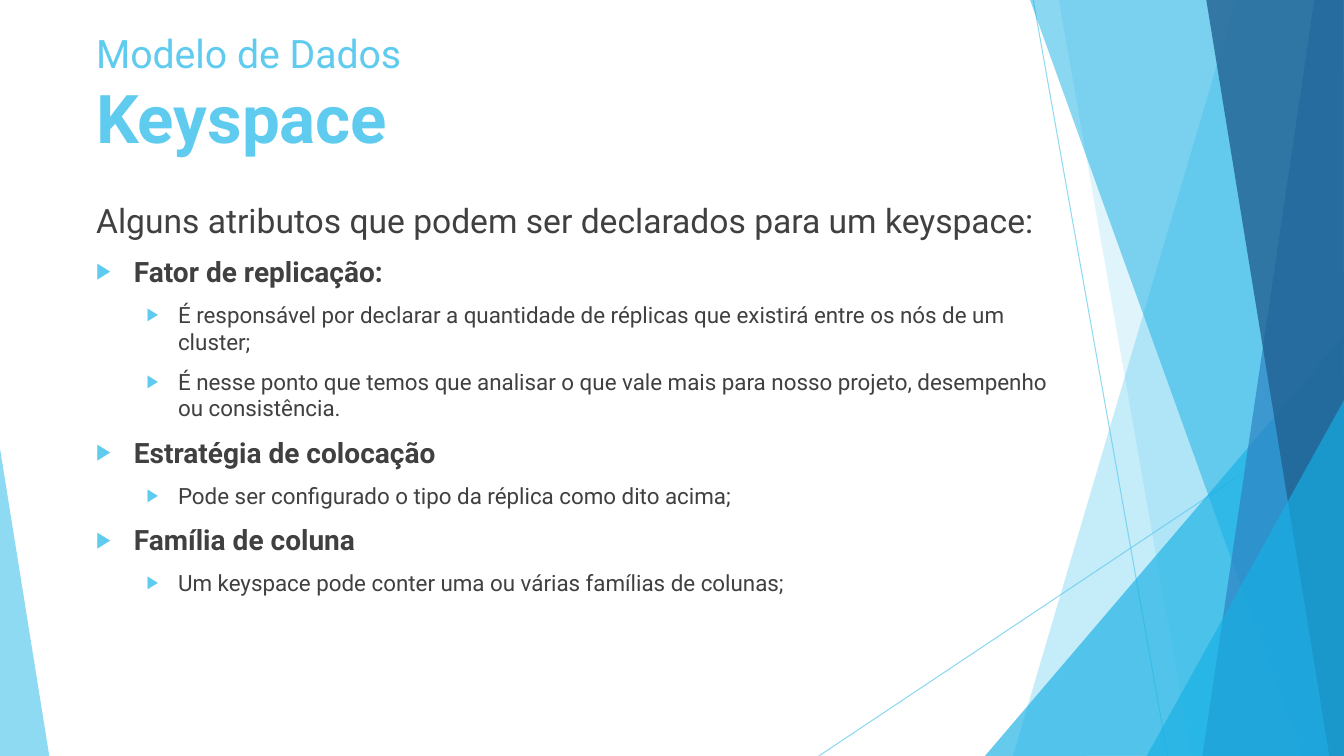
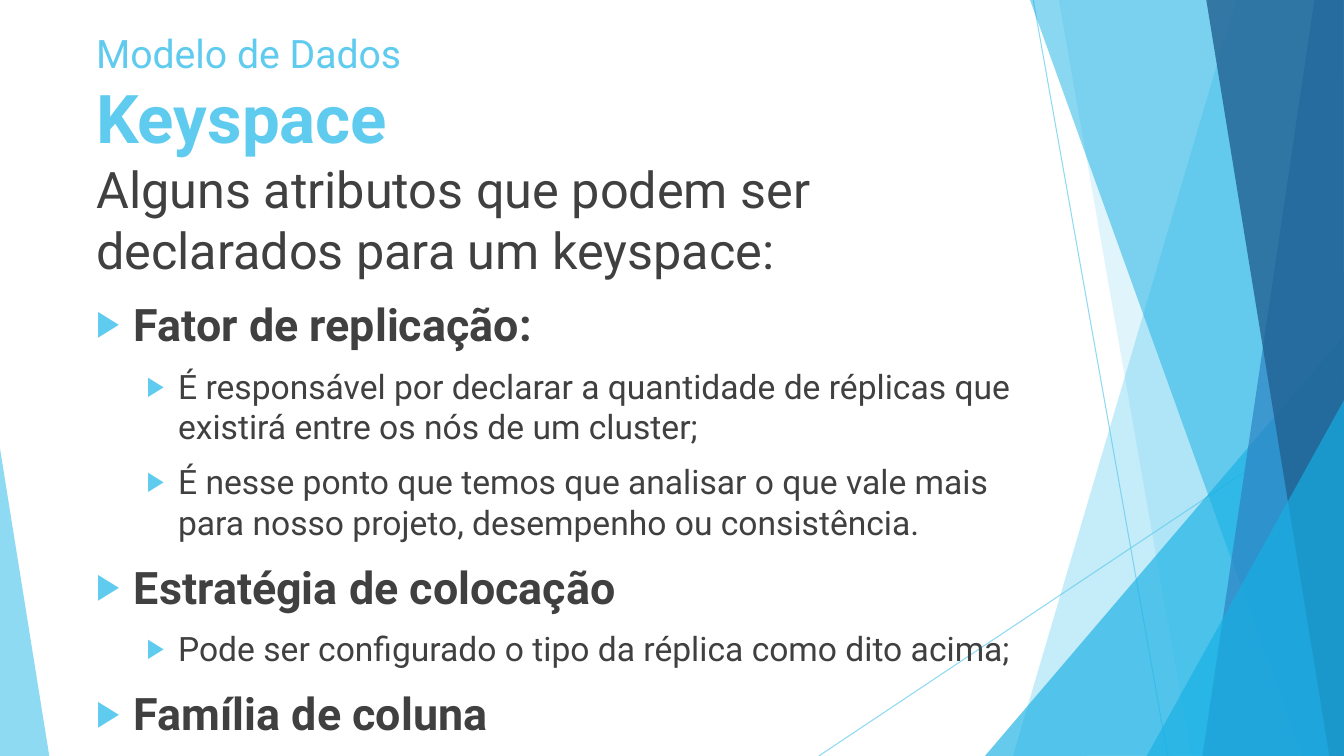
Before and after one commit to luiscferraz/bd-penitenciaria, a slide deck: slide 16 of Seminario/NoSQL v2.pptx. Drawn at 1344x756 pixels with LibreOffice and Linux fonts; fonts in the diff are those of the drawing. Boxes give left, top, right and bottom in pixels: in the first picture for what was removed or moved away, otherwise in the second. Text is boxed around its words. In the diff, an @@ line names an element or a change of style, - is before the commit and + after.

```diff
--- a/Seminario/NoSQL v2.pptx
+++ b/Seminario/NoSQL v2.pptx
@@ text "Alguns atributos que podem ser ...": place and size @@
-text "Alguns atributos que podem ser ..." at <box>96,208,1046,596</box>
+text "Alguns atributos que podem ser ..." at <box>96,170,1010,731</box>
@@ text "Alguns atributos que podem ser ..." at <box>96,170,1010,731</box>: size 24 to 36 pt in "Alguns atributos que podem ser declarados para ..."; size 20 to 32 pt in "Fator de replicação:", "Estratégia de colocação", "Família de coluna"; size 16 to 24 pt in "É responsável por declarar a quantidade de ...", "É nesse ponto que temos que analisar ...", "Pode ser configurado o tipo da réplica ...", "Um keyspace pode conter uma ou várias ..."; more space between paragraphs @@
```
Also in this commit, not shown: 18 other slides changed, 2 slides added, 3 other files.
